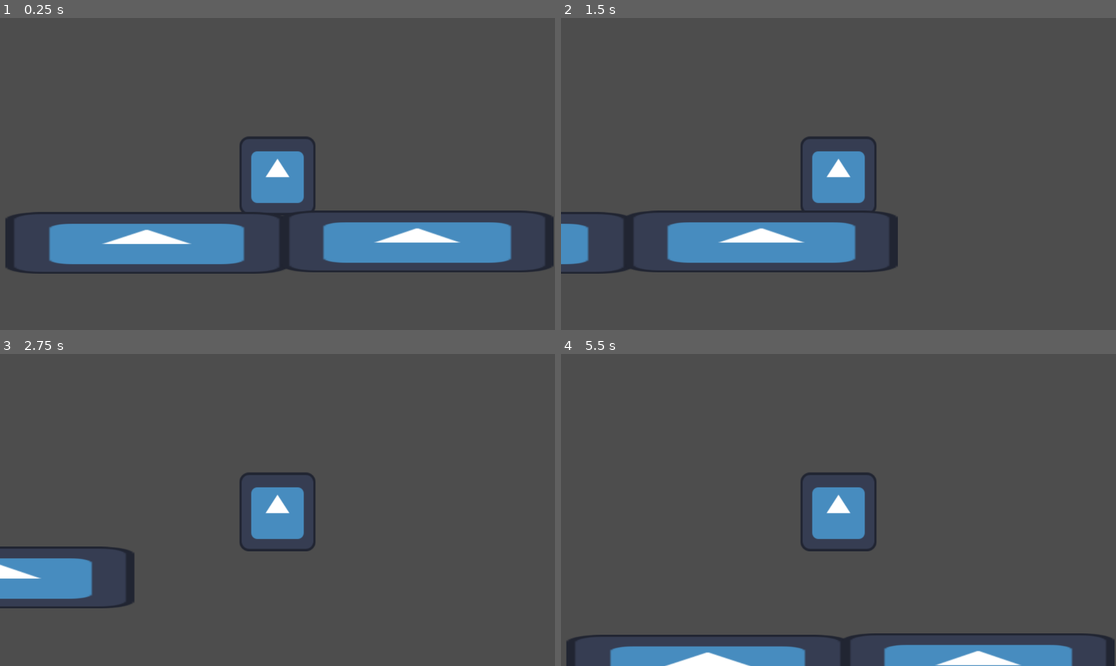
Above: before the commit, frames 1-4 (two rows, left to right).
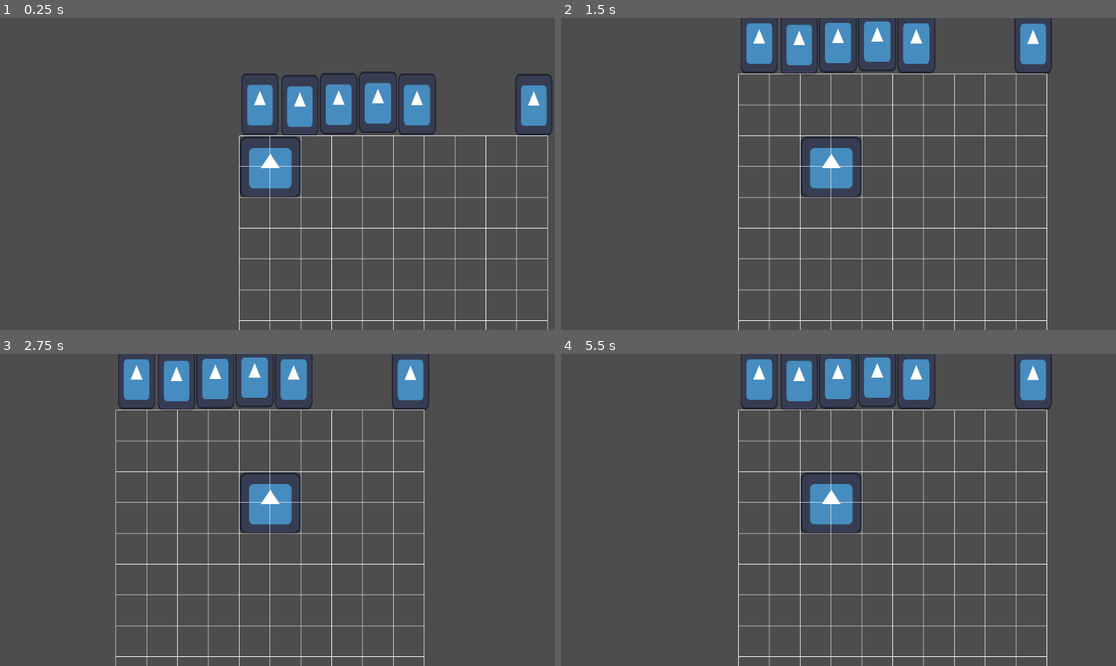
Above: after the commit, the same moments.

Repository: HarrisonDeurwaarder/Liu-Qi-Productions-OGPC-25-26
Game: Godot game, scene res://Scenes/world.tscn
Two runs of this game, one before a commit and one after it. Both use one fixed random seed, a clock stepped at 60 frames per second and the inputs below. The engine's default icon, where the game draws it, is replaced by a stand-in: a white triangle on a blue panel in a dark square.
Inputs:
- Up to frame 1 (0.25 s): no input
- Up to frame 2 (1.5 s): tap Enter at 0.5 s; hold Right (ui_right) 0.53-1.28 s; hold Down (ui_down) from 1.28 s (still down)
- Up to frame 3 (2.75 s): tap Space at 2 s; release Down (ui_down) at 2.03 s; hold Right (ui_right) from 2.03 s (still down)
- Up to frame 4 (5.5 s): release Right (ui_right) at 2.78 s; hold Up (ui_up) 2.78-3.53 s; tap Enter at 3.5, 5 s; hold Left (ui_left) 3.53-5.03 s; tap Space at 4.25 s; hold Down (ui_down) from 5.03 s (still down)

The runs differ from the first frame. In frame 1, 19% of the frame differs, in the area x 1-100%, y 17-100%; in frame 2, 15%; in frame 3, 11%; in frame 4, 14%.

Commit message:
made movement grid

Diff:
--- /dev/null
+++ b/Scenes/grid.gd
@@ -0,0 +1,11 @@
+extends Node2D
+
+@export var grid_size: int = 64
+@export var grid_width: int = 10
+@export var grid_height: int = 10
+
+func _draw():
+	for x in range(grid_width + 1):
+		draw_line(Vector2(x * grid_size, 0), Vector2(x * grid_size, grid_height * grid_size), Color.WHITE)
+	for y in range(grid_height + 1):
+		draw_line(Vector2(0, y * grid_size), Vector2(grid_width * grid_size, y * grid_size), Color.WHITE)
--- a/Scenes/world.tscn
+++ b/Scenes/world.tscn
@@ -1,45 +1,108 @@
-[gd_scene load_steps=6 format=3 uid="uid://cbvsqq3jt5whl"]
+[gd_scene load_steps=7 format=3 uid="uid://cbvsqq3jt5whl"]
 
 [ext_resource type="Script" uid="uid://cmeua5tnlvhd3" path="res://Scripts/character_body_2d.gd" id="1_5a7ea"]
 [ext_resource type="Texture2D" uid="uid://cksiax4efous3" path="res://Assets/icon.svg" id="1_go701"]
 [ext_resource type="Script" uid="uid://dmfq7jrrmkrnc" path="res://Scripts/sprite_2d.gd" id="2_5a7ea"]
+[ext_resource type="Script" uid="uid://bcjlrr2fedfre" path="res://Scenes/grid.gd" id="4_8j60k"]
 
 [sub_resource type="RectangleShape2D" id="RectangleShape2D_5a7ea"]
-size = Vector2(157, 152.5)
+size = Vector2(127.5, 127)
 
 [sub_resource type="RectangleShape2D" id="RectangleShape2D_8j60k"]
-size = Vector2(248.7734, 128)
+size = Vector2(141.24701, 133.99664)
 
 [node name="WORLD" type="Node2D"]
 
 [node name="CharacterBody2D" type="CharacterBody2D" parent="."]
-position = Vector2(244, 360)
+position = Vector2(79, 79)
 script = ExtResource("1_5a7ea")
 
 [node name="Camera2D" type="Camera2D" parent="CharacterBody2D"]
 
 [node name="Sprite2D" type="Sprite2D" parent="CharacterBody2D"]
-position = Vector2(-6.1035156e-05, 3.9999695)
-scale = Vector2(1.2382805, 1.2773439)
+position = Vector2(-15, -14)
 texture = ExtResource("1_go701")
 script = ExtResource("2_5a7ea")
 
 [node name="CollisionShape2D" type="CollisionShape2D" parent="CharacterBody2D"]
-position = Vector2(0, 2)
+position = Vector2(-15, -13)
 shape = SubResource("RectangleShape2D_5a7ea")
 
 [node name="StaticBody2D" type="StaticBody2D" parent="."]
-position = Vector2(-27.500023, 483)
+position = Vector2(-25, -67)
 scale = Vector2(4.5859375, 1)
 
 [node name="Icon" type="Sprite2D" parent="StaticBody2D"]
+position = Vector2(50.371387, 0)
+scale = Vector2(0.13458267, 1)
 texture = ExtResource("1_go701")
 
 [node name="Icon2" type="Sprite2D" parent="StaticBody2D"]
-position = Vector2(122.43952, -3)
-scale = Vector2(0.9642249, 1)
+position = Vector2(68.143105, -3)
+scale = Vector2(0.13628618, 1)
+texture = ExtResource("1_go701")
+
+[node name="Icon3" type="Sprite2D" parent="StaticBody2D"]
+position = Vector2(85.8058, 1)
+scale = Vector2(0.13458267, 1)
+texture = ExtResource("1_go701")
+
+[node name="Icon4" type="Sprite2D" parent="StaticBody2D"]
+position = Vector2(32.817722, 3.9999998)
+scale = Vector2(0.13202728, 1)
+texture = ExtResource("1_go701")
+
+[node name="Icon6" type="Sprite2D" parent="StaticBody2D"]
+position = Vector2(138.68483, 2)
+scale = Vector2(0.13202727, 0.99999994)
+texture = ExtResource("1_go701")
+
+[node name="Icon5" type="Sprite2D" parent="StaticBody2D"]
+position = Vector2(14.718916, 1)
+scale = Vector2(0.13202727, 0.99999994)
 texture = ExtResource("1_go701")
 
 [node name="CollisionShape2D" type="CollisionShape2D" parent="StaticBody2D"]
-position = Vector2(58.548557, -1)
+position = Vector2(76.756386, -1)
 shape = SubResource("RectangleShape2D_8j60k")
+
+[node name="GRID" type="Node2D" parent="."]
+script = ExtResource("4_8j60k")
+
+[node name="StaticBody2D2" type="StaticBody2D" parent="."]
+position = Vector2(-27, 715)
+scale = Vector2(4.5859375, 1)
+
+[node name="Icon" type="Sprite2D" parent="StaticBody2D2"]
+position = Vector2(50.371387, 0)
+scale = Vector2(0.13458267, 1)
+texture = ExtResource("1_go701")
+
+[node name="Icon2" type="Sprite2D" parent="StaticBody2D2"]
+position = Vector2(68.143105, -3)
+scale = Vector2(0.13628618, 1)
+texture = ExtResource("1_go701")
+
+[node name="Icon3" type="Sprite2D" parent="StaticBody2D2"]
+position = Vector2(85.8058, 1)
+scale = Vector2(0.13458267, 1)
+texture = ExtResource("1_go701")
+
+[node name="Icon4" type="Sprite2D" parent="StaticBody2D2"]
+position = Vector2(32.817722, 3.9999998)
+scale = Vector2(0.13202728, 1)
+texture = ExtResource("1_go701")
+
+[node name="Icon6" type="Sprite2D" parent="StaticBody2D2"]
+position = Vector2(138.68483, 2)
+scale = Vector2(0.13202727, 0.99999994)
+texture = ExtResource("1_go701")
+
+[node name="Icon5" type="Sprite2D" parent="StaticBody2D2"]
+position = Vector2(14.718916, 1)
+scale = Vector2(0.13202727, 0.99999994)
+texture = ExtResource("1_go701")
+
+[node name="CollisionShape2D" type="CollisionShape2D" parent="StaticBody2D2"]
+position = Vector2(76.756386, -3.001709)
+shape = SubResource("RectangleShape2D_8j60k")
--- a/Scripts/character_body_2d.gd
+++ b/Scripts/character_body_2d.gd
@@ -1,17 +1,38 @@
 extends CharacterBody2D
 
-@export var speed: float = 600.0
+@export var step_size: float = 64.0  # how far to move per press
+@export var move_time: float = 0.1   # how fast the hop happens
 
-func _physics_process(delta: float) -> void:
-	var input_vector = Vector2.ZERO
+var target_position: Vector2
+var is_moving: bool = false
 
-	# Get WASD input
-	input_vector.x = Input.get_action_strength("ui_right") - Input.get_action_strength("ui_left")
-	input_vector.y = Input.get_action_strength("ui_down") - Input.get_action_strength("ui_up")
+func _ready() -> void:
+	target_position = position
 
-	# Normalize to prevent faster diagonal movement
-	input_vector = input_vector.normalized()
+func _process(delta: float) -> void:
+	if not is_moving:
+		var direction = Vector2.ZERO
+		if Input.is_action_just_pressed("ui_right"):
+			direction.x += 1
+		elif Input.is_action_just_pressed("ui_left"):
+			direction.x -= 1
+		elif Input.is_action_just_pressed("ui_up"):
+			direction.y -= 1
+		elif Input.is_action_just_pressed("ui_down"):
+			direction.y += 1
 
-	# Apply velocity
-	velocity = input_vector * speed
-	move_and_slide()
+		if direction != Vector2.ZERO:
+			# 🔍 Check if moving in that direction would collide
+			var collision = move_and_collide(direction * step_size)
+			if collision == null:
+				target_position = position + direction * step_size
+				is_moving = true
+			else:
+				# optional: play a bump sound or animation here
+				pass
+
+	if is_moving:
+		# 🧩 Smoothly move toward target
+		position = position.move_toward(target_position, step_size / move_time * delta)
+		if position == target_position:
+			is_moving = false
Not shown, added: Scenes/grid.gd.uid
